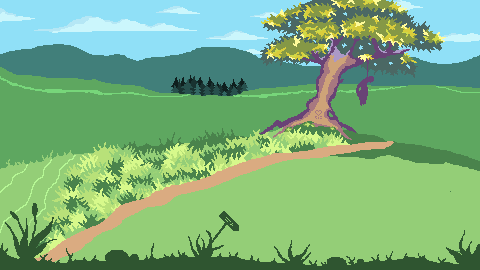
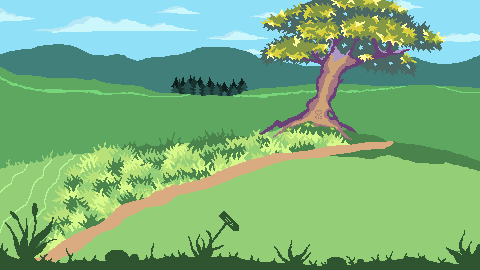
The second w=480, h=270 image is a revision of the first. Changes to its layers:
removed layer "hangman" over [356, 60, 374, 106]
